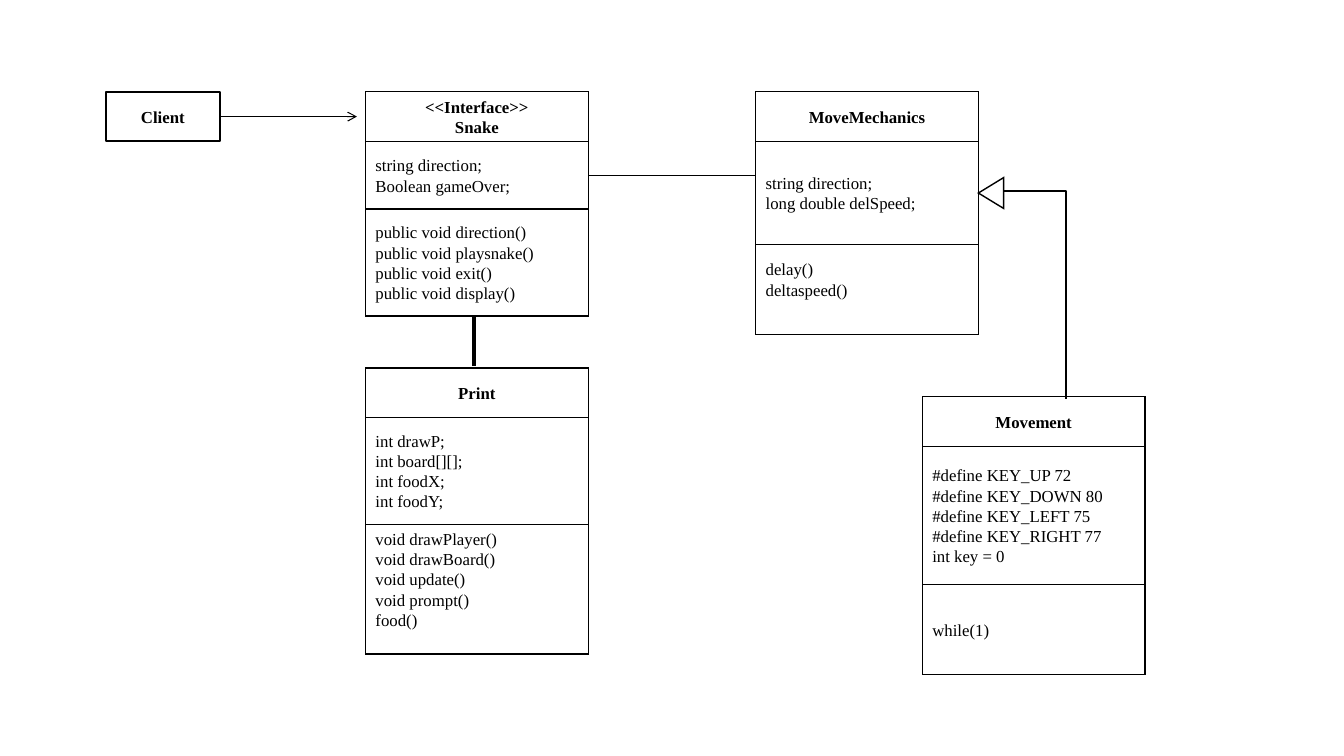
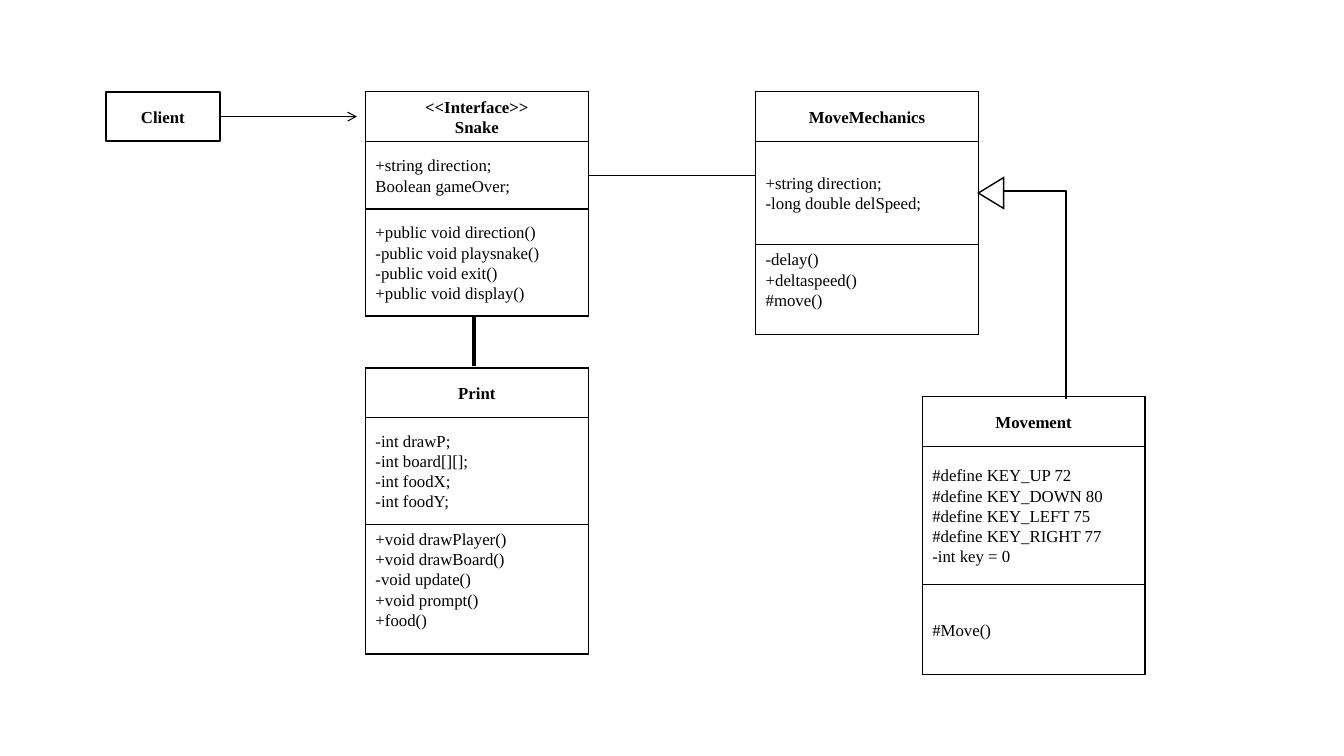
Before and after one commit to ZacharyLloyd/SnakeGame, a slide deck: slide 1 of SnakeGame/Documents/Class_Diagram.pptx. Drawn at 1344x756 pixels with LibreOffice and Linux fonts; fonts in the diff are those of the drawing. Boxes give left, top, right and bottom in pixels: in the first picture for what was removed or moved away, otherwise in the second. Text is boxed around its words. In the diff, an @@ line names an element or a change of style, - is before the commit and + after.

Commit message:
Update Class_Diagram.pptx
Added if properties and methods needs to be public, private, or protected.

```diff
--- a/SnakeGame/Documents/Class_Diagram.pptx
+++ b/SnakeGame/Documents/Class_Diagram.pptx
@@ text in rectangle at <box>375,159,491,175</box>: text changed @@
-string direction;
++string direction;
@@ text in rectangle at <box>766,177,921,213</box>: text changed @@
-string direction;
-long double delSpeed;
++string direction;
+-long double delSpeed;
@@ text in rectangle at <box>375,226,539,303</box>: text changed @@
-public void direction()
-public void playsnake()
-public void exit()
-public void display()
++public void direction()
+-public void playsnake()
+-public void exit()
++public void display()
@@ text in rectangle at <box>766,253,857,310</box>: text changed @@
-delay()
-deltaspeed()
+-delay()
++deltaspeed()
+#move()
@@ text in rectangle at <box>375,435,468,510</box>: text changed @@
-int drawP;
-int board[][];
-int foodX;
-int foodY;
+-int drawP;
+-int board[][];
+-int foodX;
+-int foodY;
@@ text in rectangle at <box>375,533,507,630</box>: text changed @@
-void drawPlayer()
-void drawBoard()
-void update()
-void prompt()
-food()
++void drawPlayer()
++void drawBoard()
+-void update()
++void prompt()
++food()
@@ text in rectangle at <box>932,550,1010,566</box>: text changed @@
-int key = 0
+-int key = 0
@@ text in rectangle at <box>932,624,991,640</box>: text changed @@
-while(1)
+#Move()
```
